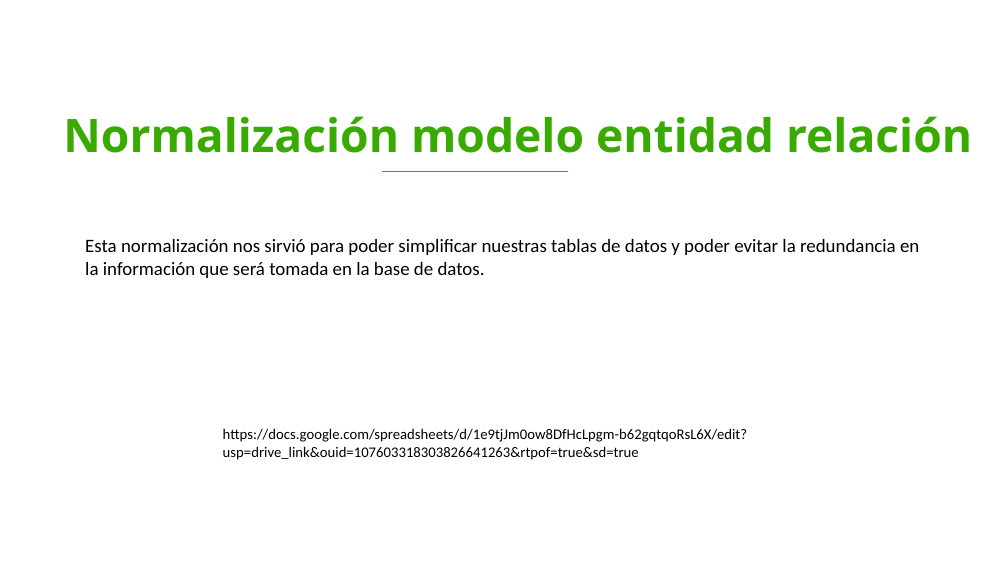
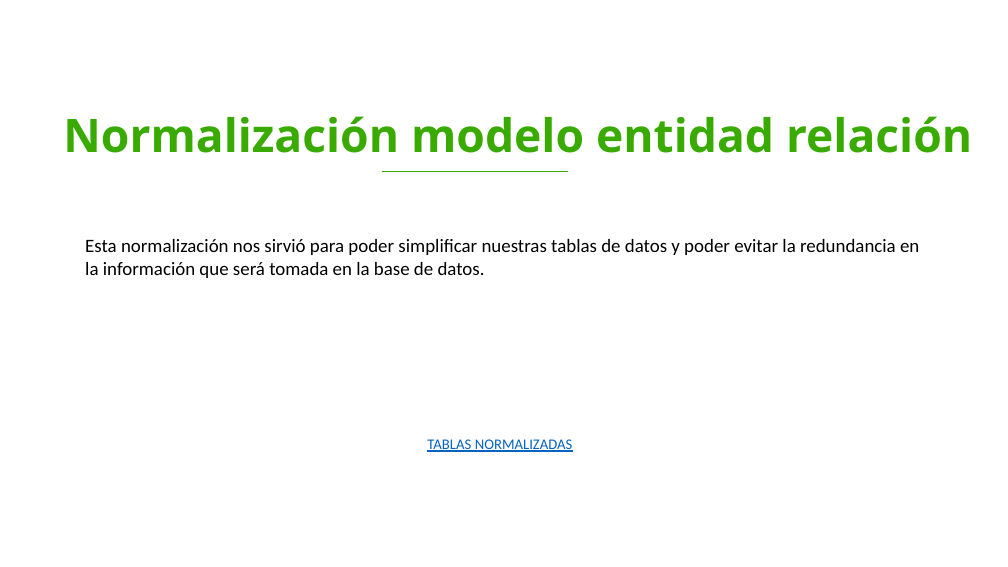
Before and after one commit to DavidV4iss/Master-Barber, a slide deck: slide 25 of PRESENTACION ENTRGABLES 2/Entregables 2.pptx (slide 17 before the commit). Drawn at 1008x567 pixels with LibreOffice and Linux fonts; fonts in the diff are those of the drawing; background and template pictures are left out. Boxes give left, top, right and bottom in pixels: in the first picture for what was removed or moved away, otherwise in the second. Text is boxed around its words. In the diff, an @@ line names an element or a change of style, - is before the commit and + after.

```diff
--- a/PRESENTACION ENTRGABLES 2/Entregables 2.pptx
+++ b/PRESENTACION ENTRGABLES 2/Entregables 2.pptx
@@ text at bbox=[427, 439, 573, 452]: text changed; text colour #000000 to #0563C1 @@
-https://docs.google.com/spreadsheets/d/1e9tjJm0ow8DfHcLpgm-b62gqtqoRsL6X/edit?usp=drive_link&ouid=107603318303826641263&rtpof=true&sd=true
+TABLAS NORMALIZADAS
```
Also in this commit, not shown: 5 other slides changed, 8 slides added.
